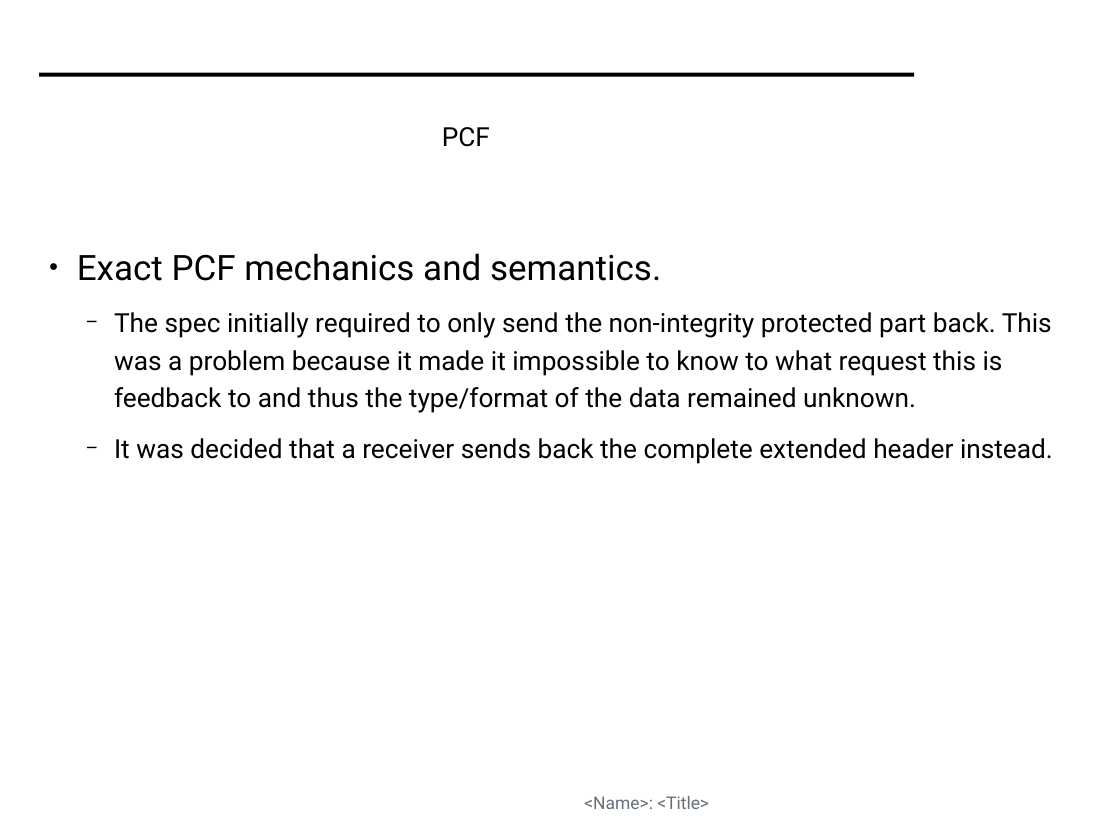
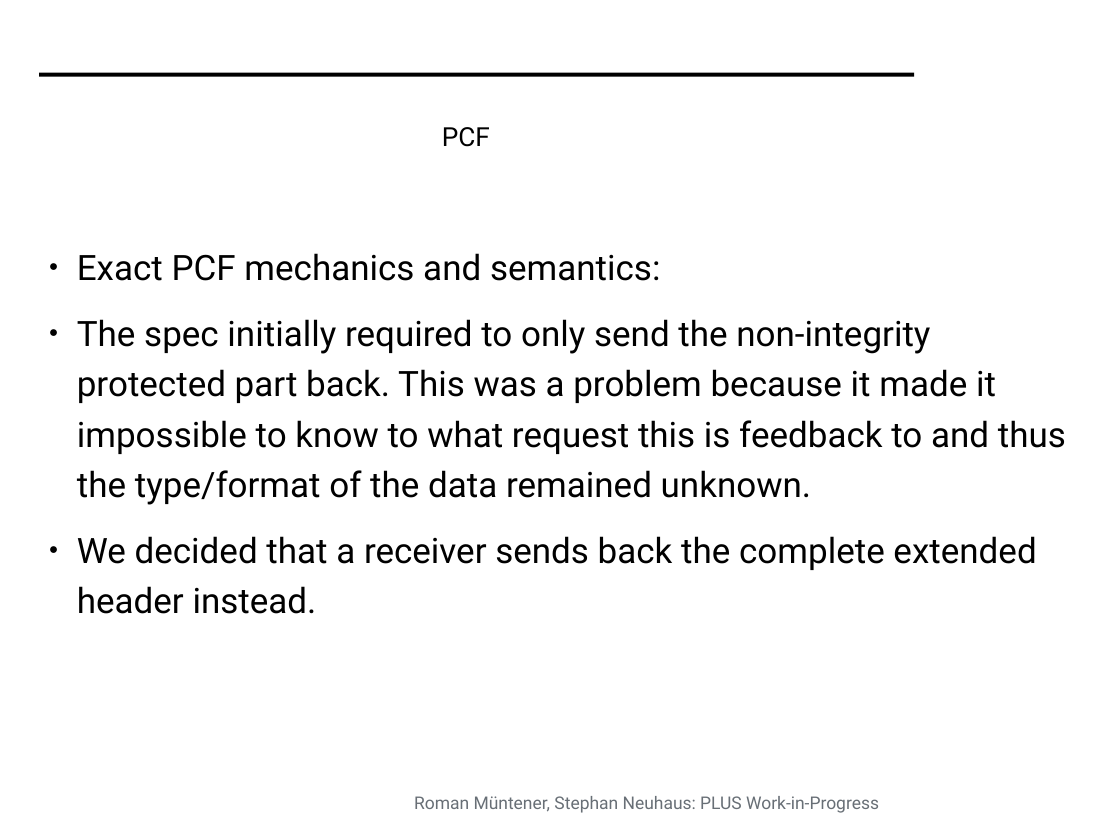
Before and after one commit to mami-project/roadshows, a slide deck: slide 21 of mami-oslo/PLUS_WIP.odp (slide 17 before the commit). Drawn at 1120x840 pixels with LibreOffice and Linux fonts; fonts in the diff are those of the drawing; background and template pictures are left out. Boxes give left, top, right and bottom in pixels: in the first picture for what was removed or moved away, otherwise in the second. Text is boxed around its words. In the diff, an @@ line names an element or a change of style, - is before the commit and + after.

Commit message:
More on PLUS

```diff
--- a/mami-oslo/PLUS_WIP.odp
+++ b/mami-oslo/PLUS_WIP.odp
@@ text at <box>77,253,660,281</box>: text changed @@
-● Exact PCF mechanics and semantics.
+● Exact PCF mechanics and semantics:
@@ text at <box>77,319,1066,505</box>: size 24 to 32 pt in "The spec initially required to only send ..."; bullet − to ●; list level 2 to 1 in "The spec initially required to ..." @@
@@ text at <box>77,536,1036,614</box>: text changed; size 24 to 32 pt @@
-  − It was decided that a receiver sends back the complete extended header instead.
+● We decided that a receiver sends back the complete extended header instead.
@@ text at <box>414,796,879,813</box>: text changed @@
-<Name>: <Title>
+Roman Müntener, Stephan Neuhaus: PLUS Work-in-Progress
```
Also in this commit, not shown: 12 other slides changed, 5 slides added, 1 slide removed.
